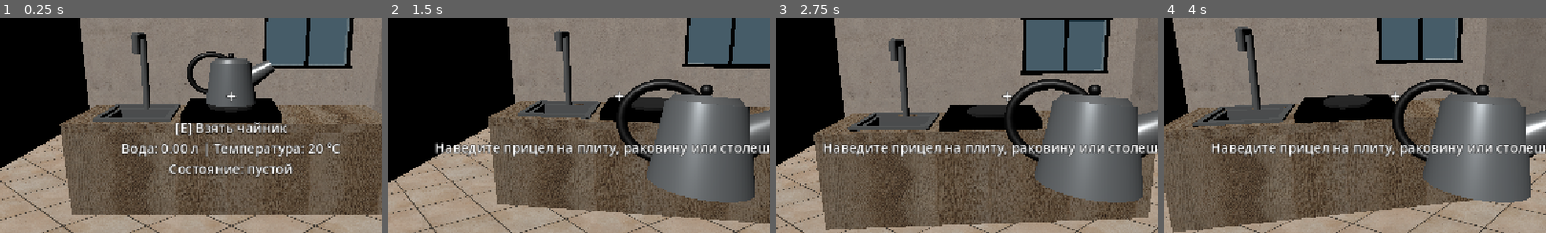
Above: before the commit, frames 1-4 (left to right).
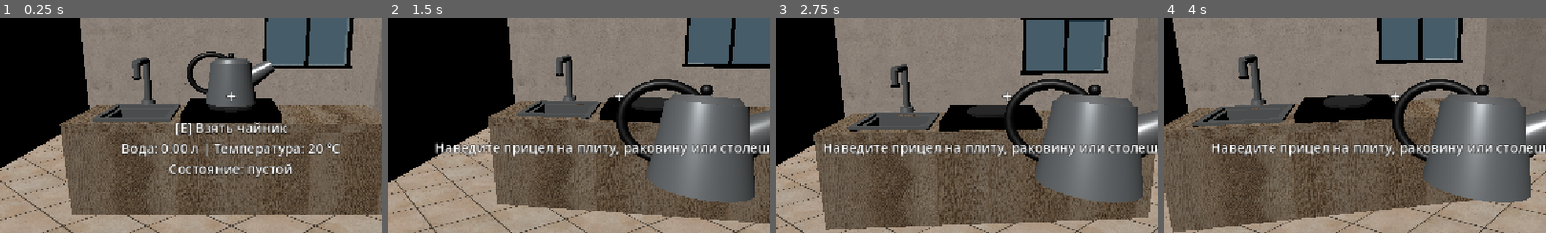
Above: after the commit, the same moments.

Repository: moorozoov/kettle-simulator
Game: Godot game, scene res://scenes/main.tscn
Same seed, same stepped clock (60 frames per second), same inputs: the game is played once before the commit and once after it.
Inputs (mouse positions are % of the whole screen's width and height, from its top left):
- Up to frame 1 (0.25 s): no input
- Up to frame 2 (1.5 s): tap Enter at 0.5 s; move the mouse to (55, 50) at 0.52 s; hold E (interact) 0.53-1.28 s; click (55, 50) at 0.67 s; tap Space at 1.25 s; move the mouse to (45, 50) at 1.27 s; tap E (interact) at 1.35 s; click (45, 50) at 1.42 s
- Up to frame 3 (2.75 s): tap Enter at 2 s; move the mouse to (52, 48) at 2.02 s; hold E (interact) from 2.03 s (still down); click (52, 48) at 2.17 s
- Up to frame 4 (4 s): tap Space at 2.75 s; move the mouse to (49, 52) at 2.77 s; release E (interact) at 2.78 s; tap E (interact) at 2.85 s; click (49, 52) at 2.92 s; tap Enter at 3.5 s; move the mouse to (57, 51) at 3.52 s; hold E (interact) from 3.53 s (still down); click (57, 51) at 3.67 s
The pictures show only the part of the screen within x 20-70%, y 32-82%; the shares and areas given below are measured in that part.

The runs differ from the first frame. In frame 1, 1.0% of the frame differs, in the area x 34-41%, y 6-43%; in frame 2, 0.9%; in frame 3, 1.1%; in frame 4, 1.2%, in the area x 18-27%, y 4-43%.

Commit message:
fix: rebuild sink faucet visual assembly

Diff:
--- a/scenes/main.tscn
+++ b/scenes/main.tscn
@@ -73,21 +73,43 @@
 material = ExtResource("5_choun")
 top_radius = 0.035
 bottom_radius = 0.035
-height = 0.76
+height = 0.42
+radial_segments = 24
+
+[sub_resource type="CylinderMesh" id="CylinderMesh_faucet_base"]
+material = ExtResource("5_choun")
+top_radius = 0.065
+bottom_radius = 0.075
+height = 0.045
+radial_segments = 24
 
 [sub_resource type="CylinderMesh" id="CylinderMesh_faucet_arm"]
 material = ExtResource("5_choun")
 top_radius = 0.035
 bottom_radius = 0.035
-height = 0.24
-radial_segments = 20
+height = 0.31
+radial_segments = 24
 
 [sub_resource type="CylinderMesh" id="CylinderMesh_faucet_nozzle"]
 material = ExtResource("5_choun")
-top_radius = 0.04
+top_radius = 0.035
 bottom_radius = 0.035
-height = 0.18
-radial_segments = 20
+height = 0.13
+radial_segments = 24
+
+[sub_resource type="CylinderMesh" id="CylinderMesh_faucet_aerator"]
+material = ExtResource("4_85g3d")
+top_radius = 0.041
+bottom_radius = 0.041
+height = 0.025
+radial_segments = 24
+
+[sub_resource type="CylinderMesh" id="CylinderMesh_sink_drain"]
+material = ExtResource("4_85g3d")
+top_radius = 0.055
+bottom_radius = 0.055
+height = 0.008
+radial_segments = 32
 
 [sub_resource type="CylinderMesh" id="CylinderMesh_pgvm0"]
 material = ExtResource("9_85g3d")
@@ -256,6 +278,10 @@
 transform = Transform3D(1, 0, 0, 0, 1, 0, 0, 0, 1, 0, -0.22, 0)
 mesh = SubResource("BoxMesh_sink_basin")
 
+[node name="Drain" type="MeshInstance3D" parent="Sink"]
+transform = Transform3D(1, 0, 0, 0, 1, 0, 0, 0, 1, 0, -0.198, 0)
+mesh = SubResource("CylinderMesh_sink_drain")
+
 [node name="BasinWallFront" type="MeshInstance3D" parent="Sink"]
 transform = Transform3D(1, 0, 0, 0, 1, 0, 0, 0, 1, 0, -0.13, 0.21)
 mesh = SubResource("BoxMesh_sink_inner_long")
@@ -289,19 +315,27 @@
 mesh = SubResource("BoxMesh_sink_rim_short")
 
 [node name="Faucet" type="MeshInstance3D" parent="Sink" unique_id=1051509365]
-transform = Transform3D(1, 0, 0, 0, 1, 0, 0, 0, 1, 0, 0.34, -0.22)
+transform = Transform3D(1, 0, 0, 0, 1, 0, 0, 0, 1, 0, 0.255, -0.28)
 mesh = SubResource("CylinderMesh_fkk8u")
 
+[node name="FaucetBase" type="MeshInstance3D" parent="Sink"]
+transform = Transform3D(1, 0, 0, 0, 1, 0, 0, 0, 1, 0, 0.0225, -0.28)
+mesh = SubResource("CylinderMesh_faucet_base")
+
 [node name="FaucetArm" type="MeshInstance3D" parent="Sink"]
-transform = Transform3D(1, 0, 0, 0, 0, 1, 0, -1, 0, 0, 0.72, -0.11)
+transform = Transform3D(1, 0, 0, 0, 0, 1, 0, -1, 0, 0, 0.465, -0.125)
 mesh = SubResource("CylinderMesh_faucet_arm")
 
 [node name="FaucetNozzle" type="MeshInstance3D" parent="Sink"]
-transform = Transform3D(1, 0, 0, 0, 1, 0, 0, 0, 1, 0, 0.64, 0)
+transform = Transform3D(1, 0, 0, 0, 1, 0, 0, 0, 1, 0, 0.4, 0.03)
 mesh = SubResource("CylinderMesh_faucet_nozzle")
 
+[node name="FaucetAerator" type="MeshInstance3D" parent="Sink"]
+transform = Transform3D(1, 0, 0, 0, 1, 0, 0, 0, 1, 0, 0.3225, 0.03)
+mesh = SubResource("CylinderMesh_faucet_aerator")
+
 [node name="WaterStream" type="MeshInstance3D" parent="Sink" unique_id=2007514268]
-transform = Transform3D(1, 0, 0, 0, 1, 0, 0, 0, 1, 0, 0.375, 0)
+transform = Transform3D(1, 0, 0, 0, 1, 0, 0, 0, 1, 0, 0.135, 0.03)
 visible = false
 material_override = ExtResource("9_85g3d")
 mesh = SubResource("CylinderMesh_pgvm0")
